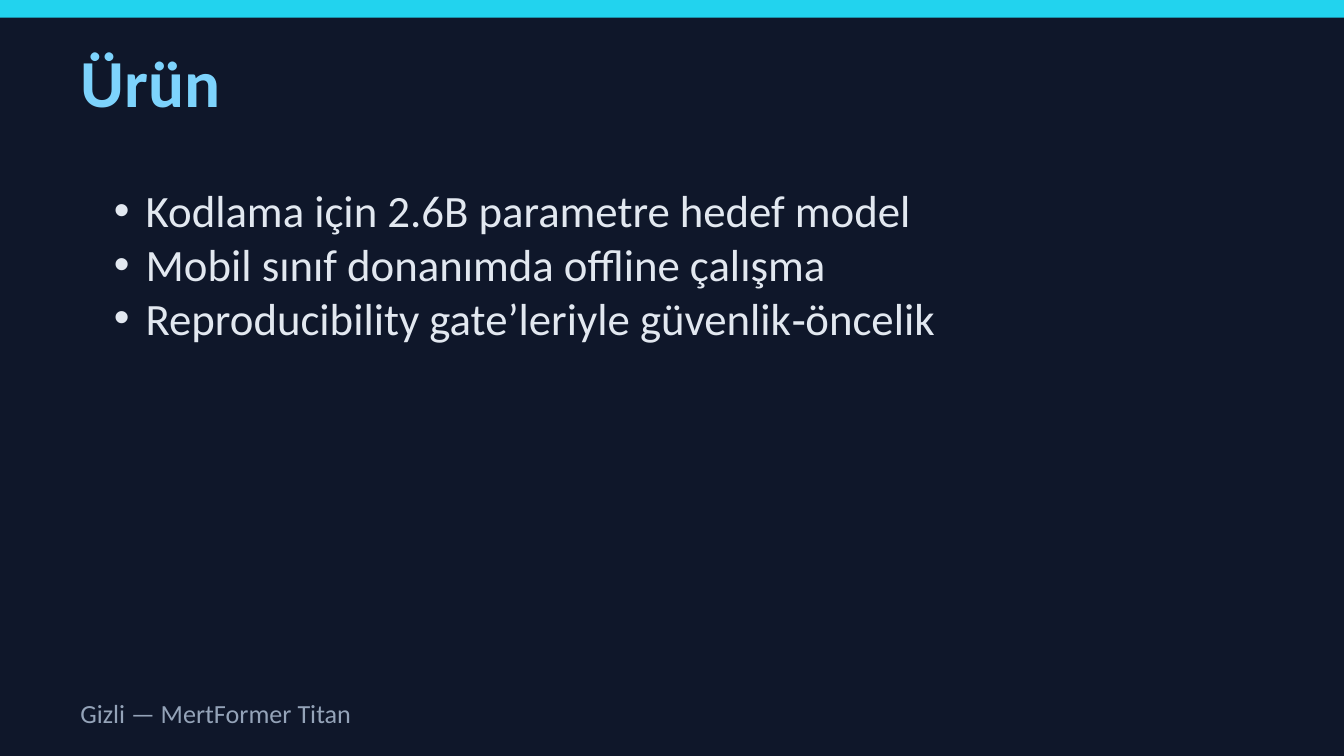
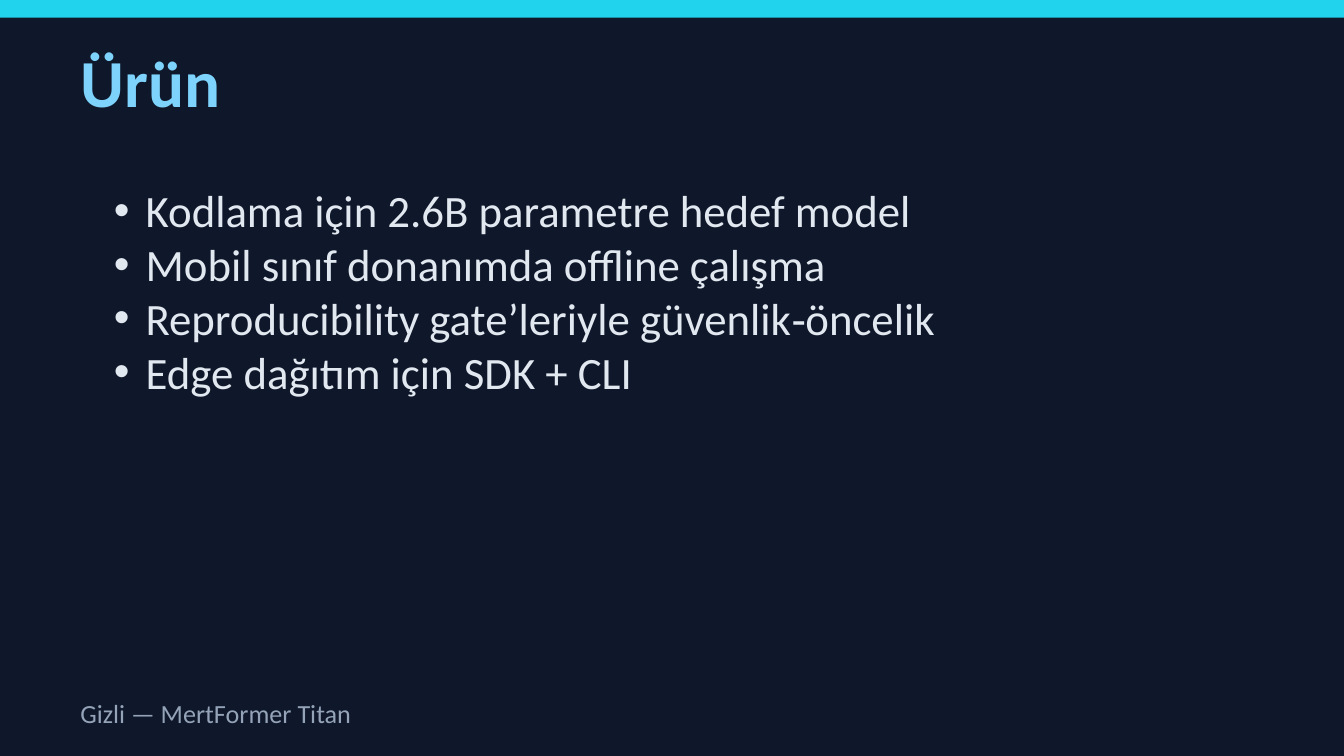
Before and after one commit to latentcore/mertformer-titan-core, a slide deck: slide 4 of reports/investor_deck_TR.pptx. Drawn at 1344x756 pixels with LibreOffice and Linux fonts; fonts in the diff are those of the drawing. Boxes give left, top, right and bottom in pixels: in the first picture for what was removed or moved away, otherwise in the second. Text is boxed around its words. In the diff, an @@ line names an element or a change of style, - is before the commit and + after.

```diff
--- a/reports/investor_deck_TR.pptx
+++ b/reports/investor_deck_TR.pptx
@@ text at [146, 358, 632, 397]: paragraph added @@
+• Edge dağıtım için SDK + CLI
```
Also in this commit, not shown: 4 other files.
